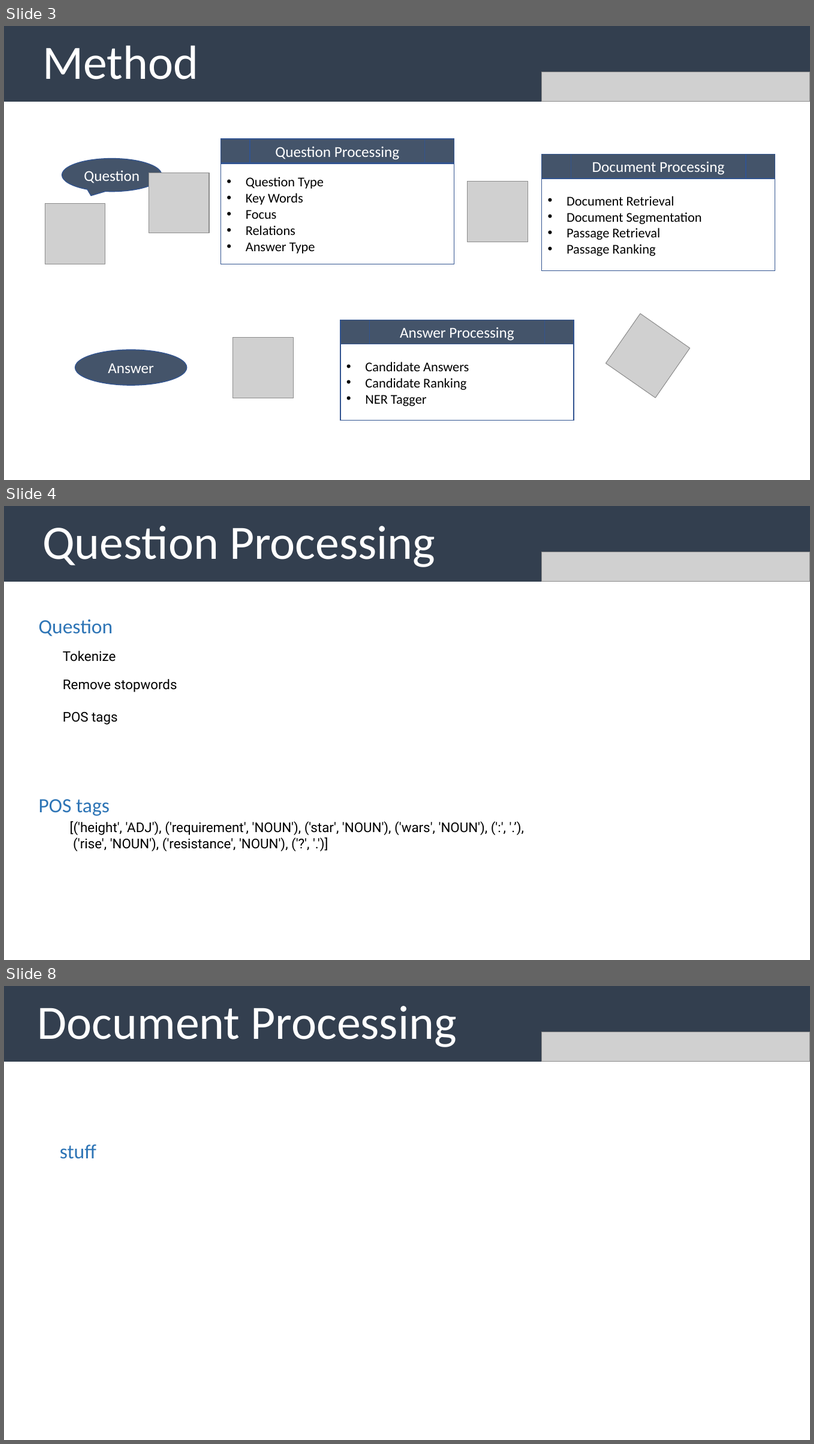
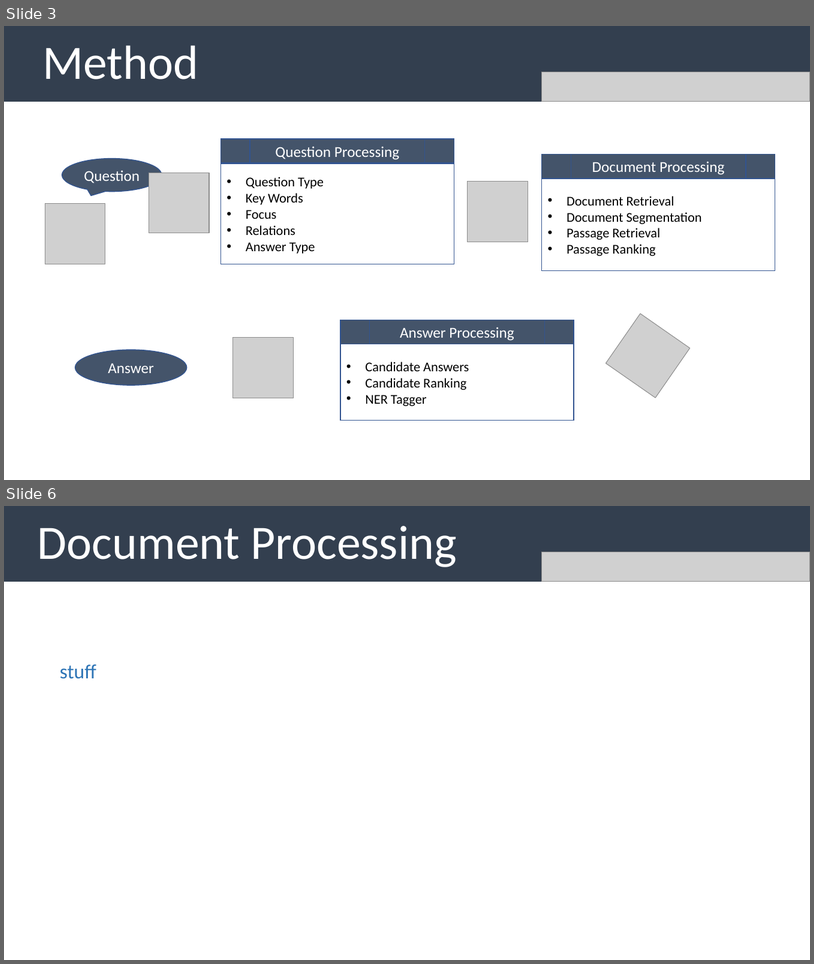
Before and after one commit to uabinf/nlp-group-project-fall-2020-disneyqanda, a slide deck: disneyqanda.pptx. Shown one above the other, each under a label of ours: slides 3, 4 and 8 before the commit, slides 3 and 6 after it; the slides between them are not shown. The pictures are 814x1444 and 814x964 pixels, drawn with LibreOffice and Linux fonts; fonts in the diff are those of the drawing; grey boxes stand for pictures. Boxes give left, top, right and bottom in pixels: in the first picture for what was removed or moved away, otherwise in the second. Text is boxed around its words. In the diff, an @@ line names an element or a change of style, - is before the commit and + after.

```diff
--- a/disneyqanda.pptx
+++ b/disneyqanda.pptx
@@ slide 4 removed at bbox=[4, 506, 810, 960], background #FFFFFF @@
@@ rectangle removed at bbox=[4, 506, 810, 582] @@
-Question Processing
@@ picture removed at bbox=[542, 552, 810, 582] @@
@@ text removed at bbox=[39, 619, 113, 636] @@
-Question
@@ text removed at bbox=[63, 651, 116, 661] @@
-Tokenize
@@ text removed at bbox=[63, 679, 177, 692] @@
-Remove stopwords
@@ text removed at bbox=[63, 712, 118, 724] @@
-POS tags
@@ text removed at bbox=[39, 799, 110, 816] @@
-POS tags
@@ text removed at bbox=[70, 820, 488, 851] @@
-[('height', 'ADJ'), ('requirement', 'NOUN'), ('star', 'NOUN'), ('wars', 'NOUN'), (':', '.’),
-('rise', 'NOUN'), ('resistance', 'NOUN'), ('?', '.')]
@@ what was slide 8 is now slide 6 @@
```
Also in this commit, not shown: 3 slides changed, 2 slides added, 3 other slides removed.
